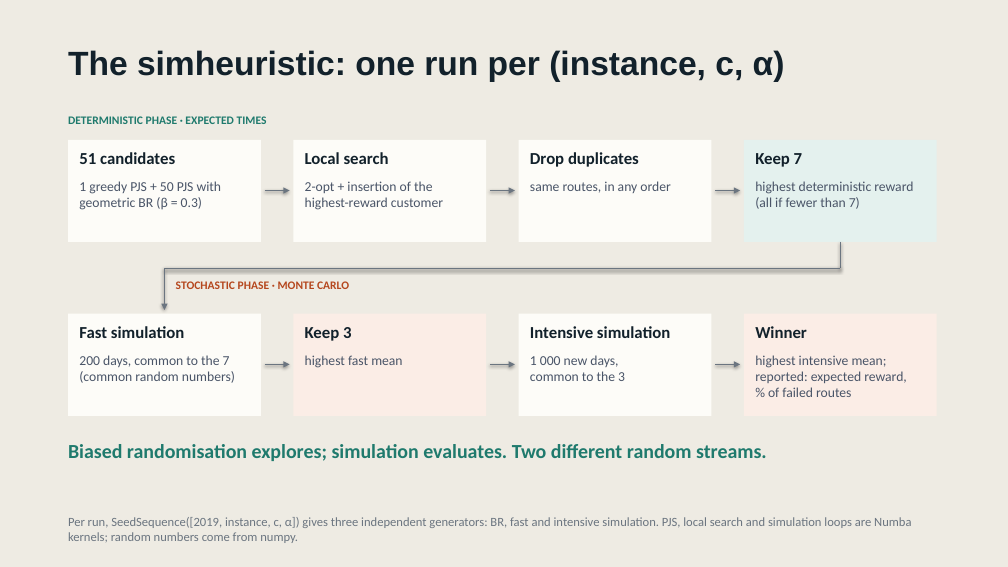
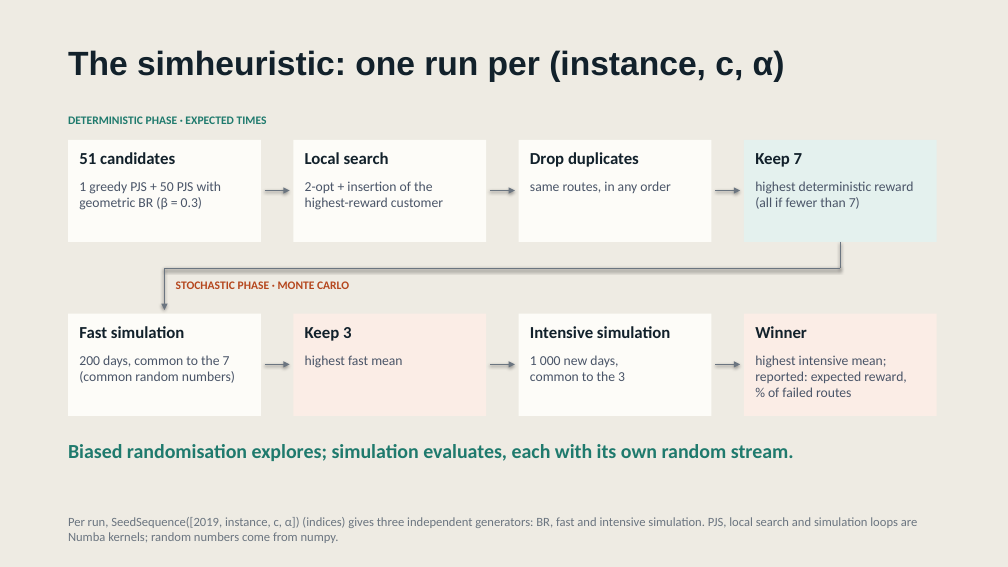
Before and after one commit to Inurria979/Heuristic-Algorithms-in-Transport-and-Finance, a slide deck: slide 5 of simTOP/docs/simTOP_simheuristic.pptx. Drawn at 1008x567 pixels with LibreOffice and Linux fonts; fonts in the diff are those of the drawing. Boxes give left, top, right and bottom in pixels: in the first picture for what was removed or moved away, otherwise in the second. Text is boxed around its words. In the diff, an @@ line names an element or a change of style, - is before the commit and + after.

```diff
--- a/simTOP/docs/simTOP_simheuristic.pptx
+++ b/simTOP/docs/simTOP_simheuristic.pptx
@@ text at box(68, 444, 794, 461): text changed @@
-Biased randomisation explores; simulation evaluates. Two different random streams.
+Biased randomisation explores; simulation evaluates, each with its own random stream.
@@ text at box(68, 517, 918, 543): text changed @@
-Per run, SeedSequence([2019, instance, c, α]) gives three independent generators: BR, fast and intensive simulation. PJS, local search and simulation loops are Numba kernels; random numbers come from numpy.
+Per run, SeedSequence([2019, instance, c, α]) (indices) gives three independent generators: BR, fast and intensive simulation. PJS, local search and simulation loops are Numba kernels; random numbers come from numpy.
```
Also in this commit, not shown: 8 other slides changed, 18 other files.
